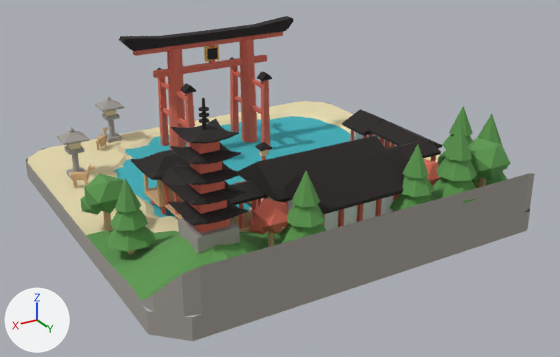
One commit to the Blender file content/landmarks/itsukushima-torii.blend: the scene before it, then after it.
Both versions are drawn from a 50 mm lens placed at (17.6, 31.0, 15.2), pointed at (-0.1, 1.4, 0.4). Every picture has the same lights, and +X, +Y and +Z are marked at lower left. The older version comes first.

The first picture shows 'itsukushima_cream', 'itsukushima_foliage', 'itsukushima_roof', 'itsukushima_snow', 'itsukushima_stone', 'itsukushima_vermilion', 'itsukushima_water', 'itsukushima_wood' and 7 more.
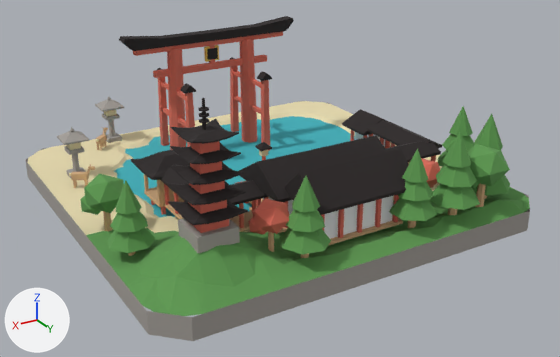
Edits to the bpy script that builds the scene:
```text
Change me_itsukushima_foliage:
    used by ob_itsukushima_foliage; location = (0.0, 0.0, 0.0)
    remove me_itsukushima_foliage.from_pydata(...)  # 374 vertices, 515 faces; spans x -9.6..9.6, y 0.7..9.7, z 0.0..4.5
    add me_itsukushima_foliage.from_pydata(...)  # 374 vertices, 515 faces; spans x -9.6..9.6, y 0.7..9.7, z 0.0..4.3
    me_itsukushima_foliage part 1: the loose piece of 8 vertices spanning x -5.7..-3.5, y 7.5..9.7, z 1.4..3.0 is moved by (0.0, 0.0, -0.3)
    me_itsukushima_foliage part 2: the loose piece of 8 vertices spanning x -5.5..-3.7, y 7.8..9.5, z 2.3..3.8 is moved by (0.0, 0.0, -0.3)
    me_itsukushima_foliage part 3: the loose piece of 8 vertices spanning x -5.2..-4.0, y 8.0..9.2, z 3.1..4.5 is moved by (0.0, 0.0, -0.3)
    me_itsukushima_foliage part 4: the loose piece of 8 vertices spanning x -3.4..-1.4, y 7.5..9.5, z 1.2..2.7 is moved by (0.0, 0.0, -0.2)
    me_itsukushima_foliage part 5: the loose piece of 8 vertices spanning x -3.1..-1.6, y 7.7..9.3, z 2.0..3.4 is moved by (0.0, 0.0, -0.2)
    me_itsukushima_foliage part 6: the loose piece of 8 vertices spanning x -3.0..-1.9, y 8.0..9.0, z 2.7..4.0 is moved by (0.0, 0.0, -0.2)
    me_itsukushima_foliage part 7: the loose piece of 8 vertices spanning x 2.1..4.0, y 7.5..9.5, z 1.2..2.7 is moved by (0.0, 0.0, -0.2)
    me_itsukushima_foliage part 8: the loose piece of 8 vertices spanning x 2.2..3.7, y 7.7..9.3, z 2.0..3.4 is moved by (0.0, 0.0, -0.2)
    me_itsukushima_foliage part 9: the loose piece of 8 vertices spanning x 2.5..3.6, y 8.0..9.1, z 2.7..4.0 is moved by (0.0, 0.0, -0.2)
    me_itsukushima_foliage part 10: the loose piece of 12 vertices spanning x -7.2..-5.2, y 7.6..9.6, z 1.8..3.4 is moved by (0.0, 0.0, -0.3)
    me_itsukushima_foliage part 11: the loose piece of 12 vertices spanning x -6.3..-5.1, y 7.7..8.9, z 1.6..2.6 is moved by (0.0, 0.0, -0.3)
    me_itsukushima_foliage part 12: 64 of 374 vertices moved; they spanned x -9.6..9.6, y 4.2..9.6, z 0.1..1.9 and now span x -9.6..9.6, y 4.2..9.6, z 0.0..0.7; mean shift (0.0, 0.0, -1.0); largest move (-8.0, 9.6, 1.9) -> (-8.0, 9.6, 0.0)
    other edits to the shape of me_itsukushima_foliage do not show in these pictures
Change me_itsukushima_stone:
    used by ob_itsukushima_stone; location = (0.0, 0.0, 0.0)
    remove me_itsukushima_stone.from_pydata(...)  # 229 vertices, 134 faces; spans x -9.6..9.6, y -9.6..9.6, z -1.0..2.6
    add me_itsukushima_stone.from_pydata(...)  # 120 vertices, 98 faces; spans x -9.6..9.6, y -9.6..9.6, z -1.0..2.6
    me_itsukushima_stone part 13: the loose piece of 109 vertices spanning x -9.6..9.6, y 2.4..9.6, z 0.0..1.9 is deleted
```

Changed parts and their boxes (x1, y1, x2, y2) in the pictures (560 x 357 px; the box of a moved part takes in the faces that stretch with it):
'itsukushima_foliage', reshaped (8% taller)
    before: (80, 106, 511, 301)
    after: (80, 106, 530, 316)
'itsukushima_stone', reshaped
    before: (25, 96, 535, 341)
    after: (25, 96, 530, 341)
part 1 of me_itsukushima_foliage, moved or reshaped
    before: (431, 177, 479, 204)
    after: (429, 183, 480, 210)
part 2 of me_itsukushima_foliage, moved or reshaped
    before: (436, 158, 477, 181)
    after: (436, 164, 477, 188)
part 3 of me_itsukushima_foliage, moved or reshaped
    before: (443, 125, 472, 161)
    after: (443, 130, 471, 168)
part 4 of me_itsukushima_foliage, moved or reshaped
    before: (390, 194, 432, 211)
    after: (389, 198, 437, 221)
part 5 of me_itsukushima_foliage, moved or reshaped
    before: (401, 175, 433, 197)
    after: (397, 180, 433, 201)
part 6 of me_itsukushima_foliage, moved or reshaped
    before: (402, 144, 429, 178)
    after: (402, 148, 429, 183)
part 7 of me_itsukushima_foliage, moved or reshaped
    before: (280, 223, 327, 243)
    after: (280, 228, 331, 255)
part 8 of me_itsukushima_foliage, moved or reshaped
    before: (287, 205, 325, 228)
    after: (286, 210, 325, 232)
part 9 of me_itsukushima_foliage, moved or reshaped
    before: (292, 171, 320, 208)
    after: (292, 176, 320, 212)
part 10 of me_itsukushima_foliage, moved or reshaped
    before: (468, 138, 511, 180)
    after: (468, 144, 510, 187)
part 11 of me_itsukushima_foliage, moved or reshaped (mostly hidden)
    before: (472, 175, 481, 182)
    after: (471, 181, 480, 189)
part 12 of me_itsukushima_foliage, moved or reshaped
    before: (98, 244, 259, 301)
    after: (99, 187, 530, 316)
part 13 of me_itsukushima_stone, deleted
    before: (97, 173, 535, 316)
